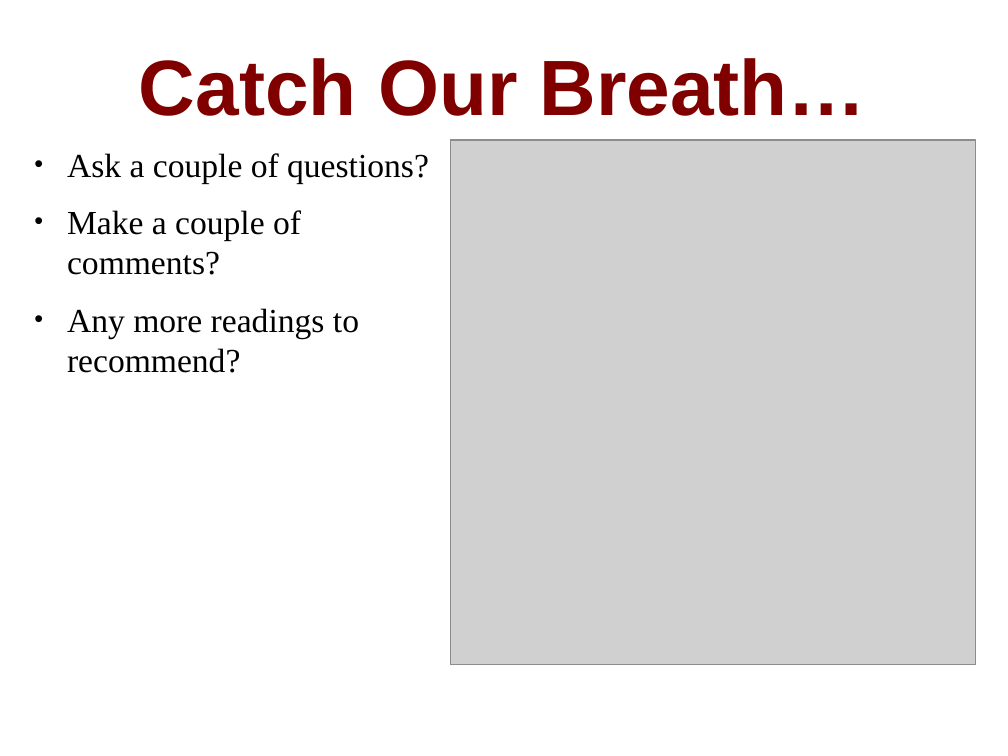
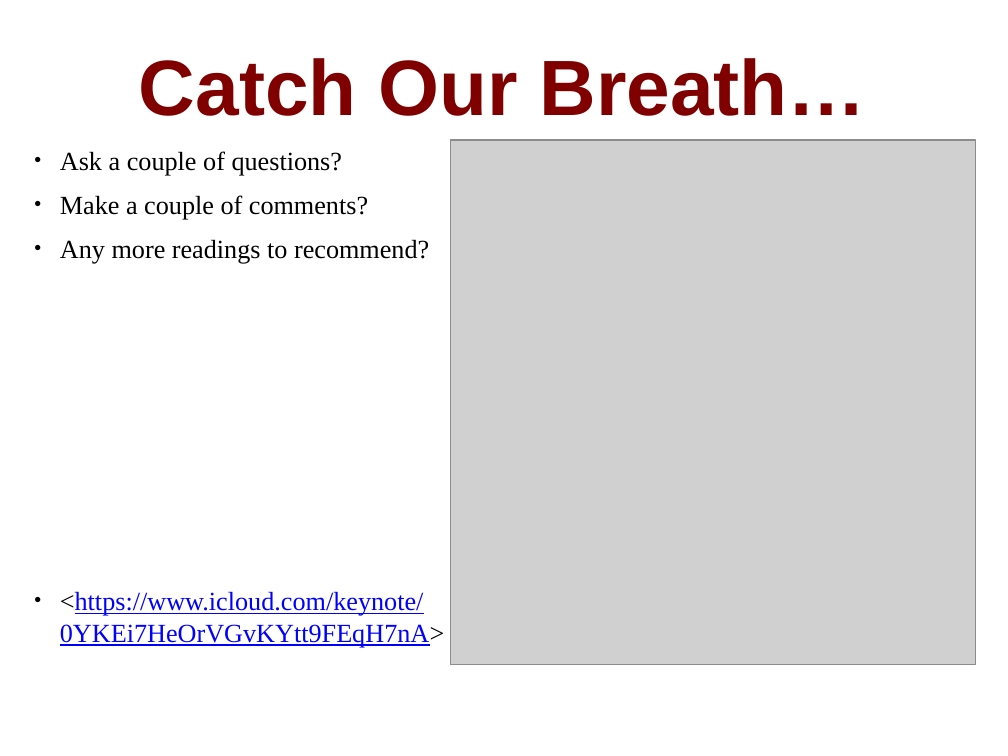
Before and after one commit to DavidLJ/public-files, a slide deck: slide 14 of coronavirus.pptx. Drawn at 1008x756 pixels with LibreOffice and Linux fonts; fonts in the diff are those of the drawing; grey boxes stand for pictures. Boxes give left, top, right and bottom in pixels: in the first picture for what was removed or moved away, otherwise in the second. Text is boxed around its words. In the diff, an @@ line names an element or a change of style, - is before the commit and + after.

```diff
--- a/coronavirus.pptx
+++ b/coronavirus.pptx
@@ text at <box>60,151,429,264</box>: size 24 to 18.7 pt in "Ask a couple of questions?", "Make a couple of comments?", "Any more readings to recommend?"; indent changed; less space between paragraphs @@
@@ text at <box>60,591,445,648</box>: paragraph added @@
+• <https://www.icloud.com/keynote/0YKEi7HeOrVGvKYtt9FEqH7nA>
```
